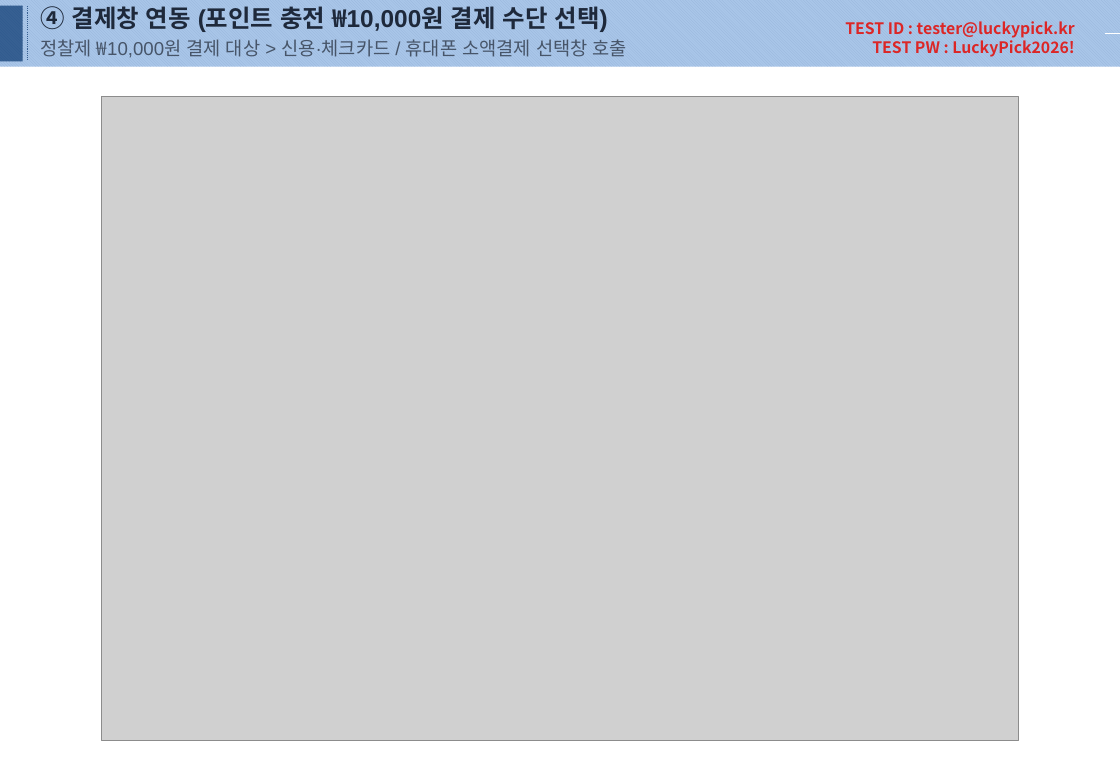
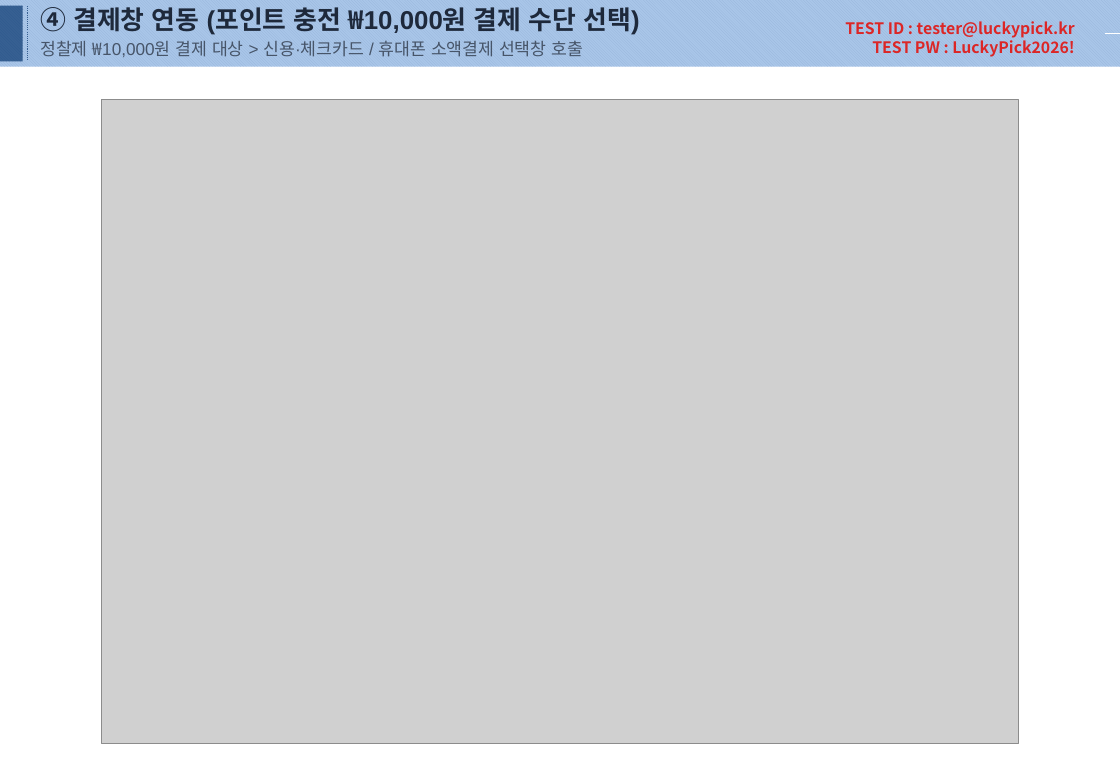
Before and after one commit to majicboy56575-dotcom/LuckyPick, a slide deck: slide 5 of 신용카드 검수요청서(럭키픽).pptx. Drawn at 1120x775 pixels with LibreOffice and Linux fonts; fonts in the diff are those of the drawing; grey boxes stand for pictures. Boxes give left, top, right and bottom in pixels: in the first picture for what was removed or moved away, otherwise in the second. Text is boxed around its words. In the diff, an @@ line names an element or a change of style, - is before the commit and + after.

```diff
--- a/신용카드 검수요청서(럭키픽).pptx
+++ b/신용카드 검수요청서(럭키픽).pptx
@@ text "④ 결제창 연동 (포인트 충전 ..." at [40, 7, 640, 57]: size 17 to 18 pt in "④ 결제창 연동 (포인트 충전 ₩10,000원 결제 ..."; size 13 to 12 pt in "정찰제 ₩10,000원 결제 대상 > 신용·체크카드 / ..." @@
@@ picture: place and size @@
-picture at [101, 96, 1019, 740]
+picture at [101, 99, 1019, 744]
```
Also in this commit, not shown: 8 other slides changed, 6 other files.
